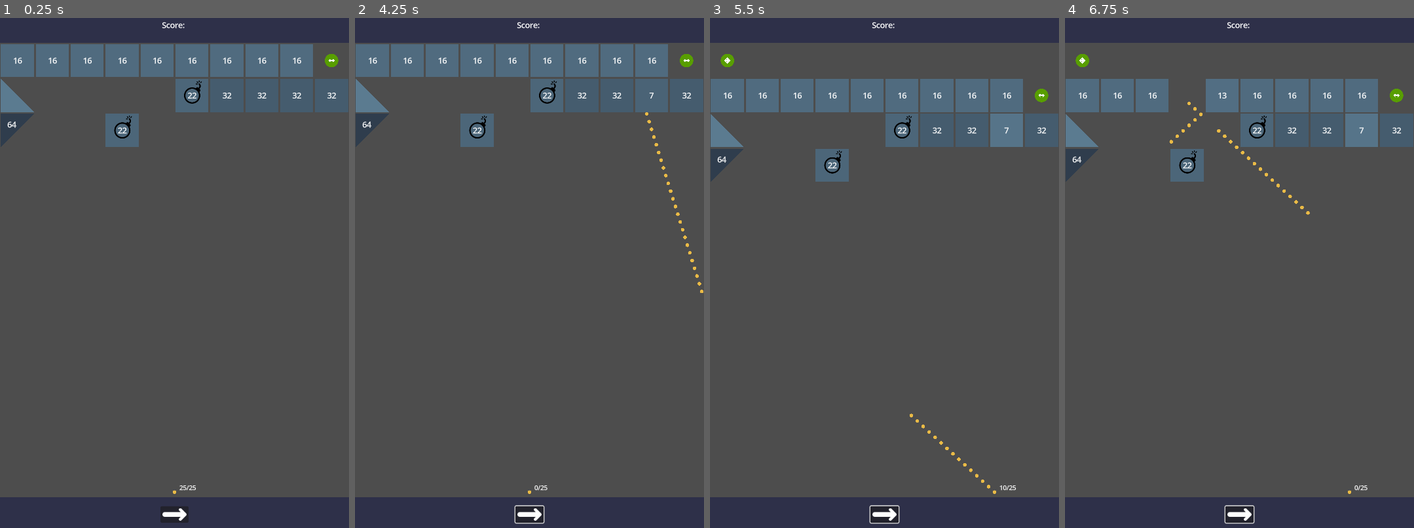
Above: before the commit, frames 1-4 (left to right).
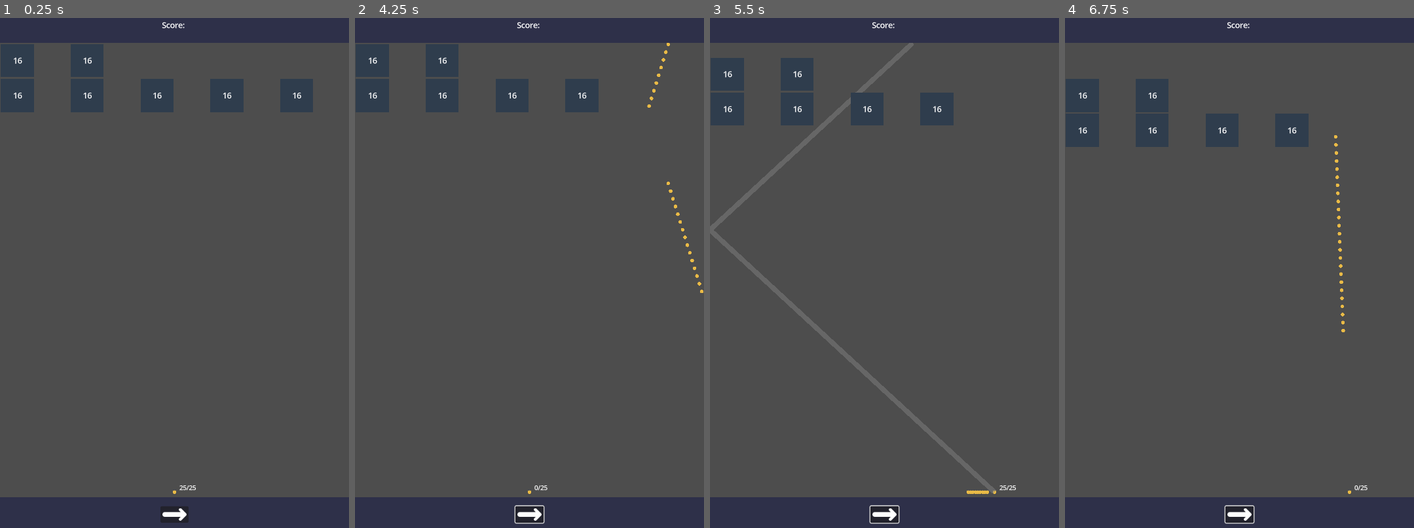
Above: after the commit, the same moments.

Repository: MichalHrbek/wallsnballs
Game: Godot game, scene res://scenes/main.tscn
Two runs of this game, one before a commit and one after it. Both use one fixed random seed, a clock stepped at 60 frames per second and the inputs below.
Inputs (mouse positions are in pixels of both pictures, inside the frame that each line leads up to):
- Up to frame 1 (0.25 s): no input
- Up to frame 2 (4.25 s): click (529, 512) at 0.5 s; click (529, 512) at 1.25 s; click (529, 512) at 2 s; tap Enter at 2.75 s; move the mouse to (606, 242) at 2.77 s; click (606, 242) at 2.92 s; move the mouse to (459, 298) at 3.52 s; click (459, 298) at 3.67 s
- Up to frame 3 (5.5 s): move the mouse to (919, 155) at 4.27 s; click (919, 155) at 4.42 s; move the mouse to (867, 375) at 5.02 s; click (867, 375) at 5.17 s
- Up to frame 4 (6.75 s): move the mouse to (1344, 349) at 5.77 s; click (1344, 349) at 5.92 s; move the mouse to (1134, 191) at 6.52 s; click (1134, 191) at 6.67 s

The runs differ from the first frame. In frame 1, 11% of the frame differs, in the area x 0-100%, y 5-26%; in frame 2, 11%; in frame 3, 13%, in the area x 0-100%, y 4-94%; in frame 4, 11%.

Commit message:
Level abstraction

Diff:
--- a/scenes/main.tscn
+++ b/scenes/main.tscn
@@ -1,69 +1,32 @@
-[gd_scene load_steps=19 format=3 uid="uid://cxstx0n0efcxm"]
+[gd_scene load_steps=12 format=3 uid="uid://cxstx0n0efcxm"]
 
-[ext_resource type="Script" path="res://scripts/level.gd" id="1_7f4c8"]
 [ext_resource type="Script" path="res://scenes/game_manager.gd" id="1_kp5uu"]
 [ext_resource type="Script" path="res://scripts/resources/level_res.gd" id="2_1frv6"]
 [ext_resource type="Script" path="res://scripts/resources/wall_res.gd" id="3_dg4ad"]
+[ext_resource type="Script" path="res://scripts/level_static.gd" id="3_kyu7v"]
 [ext_resource type="PackedScene" uid="uid://udh5o1p8l33m" path="res://scenes/balls/ball_spawner.tscn" id="4_125qf"]
-[ext_resource type="Resource" uid="uid://bjc2fx6lu4mqf" path="res://assets/color_scheme_default.tres" id="5_25dla"]
 [ext_resource type="PackedScene" uid="uid://c4a2uigga1pqs" path="res://scenes/walls/wall_barrier.tscn" id="5_t88ek"]
 [ext_resource type="Texture2D" uid="uid://c4c3skttdldgf" path="res://assets/arrow_right.svg" id="8_ff444"]
 
-[sub_resource type="Resource" id="Resource_d1m8a"]
-script = ExtResource("3_dg4ad")
-health = 64
-type = 1
-orientation = 2
-
-[sub_resource type="Resource" id="Resource_qges0"]
-script = ExtResource("3_dg4ad")
-health = 22
-type = 2
-orientation = 0
-
-[sub_resource type="Resource" id="Resource_mu3fk"]
-script = ExtResource("3_dg4ad")
-health = 0
-type = 1
-orientation = 8
-
-[sub_resource type="Resource" id="Resource_3yg83"]
-script = ExtResource("3_dg4ad")
-health = 32
-type = 0
-orientation = 0
-
-[sub_resource type="Resource" id="Resource_hcynt"]
+[sub_resource type="Resource" id="Resource_iyjtb"]
 script = ExtResource("3_dg4ad")
 health = 16
 type = 0
 orientation = 0
 
-[sub_resource type="Resource" id="Resource_fj7ba"]
+[sub_resource type="Resource" id="Resource_jxclk"]
 script = ExtResource("3_dg4ad")
-health = 0
-type = 3
-orientation = 9
+health = 64
+type = 1
+orientation = 4
 
-[sub_resource type="Resource" id="Resource_xrmbm"]
-script = ExtResource("3_dg4ad")
-health = 0
-type = 3
-orientation = 11
-
-[sub_resource type="Resource" id="Resource_a58aw"]
-script = ExtResource("3_dg4ad")
-health = 0
-type = 4
-orientation = 0
-
-[sub_resource type="Resource" id="Resource_d0c8n"]
+[sub_resource type="Resource" id="Resource_aaiv6"]
 script = ExtResource("2_1frv6")
 name = ""
 width = 10
-height = 6
-start = 3
-walls = Array[ExtResource("3_dg4ad")]([SubResource("Resource_d1m8a"), null, null, SubResource("Resource_qges0"), null, null, null, null, null, null, SubResource("Resource_mu3fk"), null, null, null, null, SubResource("Resource_qges0"), SubResource("Resource_3yg83"), SubResource("Resource_3yg83"), SubResource("Resource_3yg83"), SubResource("Resource_3yg83"), SubResource("Resource_hcynt"), SubResource("Resource_hcynt"), SubResource("Resource_hcynt"), SubResource("Resource_hcynt"), SubResource("Resource_hcynt"), SubResource("Resource_hcynt"), SubResource("Resource_hcynt"), SubResource("Resource_hcynt"), SubResource("Resource_hcynt"), SubResource("Resource_fj7ba"), SubResource("Resource_xrmbm"), null, null, null, null, null, null, null, null, null, null, null, null, null, null, null, null, null, null, null, null, null, null, SubResource("Resource_a58aw"), SubResource("Resource_a58aw"), SubResource("Resource_a58aw"), SubResource("Resource_a58aw"), null, null, null])
+height = 5
+start = 2
+walls = Array[ExtResource("3_dg4ad")]([SubResource("Resource_iyjtb"), null, SubResource("Resource_iyjtb"), null, SubResource("Resource_iyjtb"), null, SubResource("Resource_iyjtb"), null, SubResource("Resource_iyjtb"), null, SubResource("Resource_iyjtb"), null, SubResource("Resource_iyjtb"), null, null, null, null, null, null, null, null, null, null, null, null, null, null, null, null, null, null, null, null, null, null, null, null, null, null, null, null, null, null, null, null, null, null, null, null, SubResource("Resource_jxclk")])
 
 [sub_resource type="RectangleShape2D" id="RectangleShape2D_mo8sl"]
 size = Vector2(720, 72)
@@ -133,11 +96,9 @@
 n_balls = 25
 
 [node name="Level" type="Node2D" parent="GameLayer/VBoxContainer/HBoxContainer/GameArea/Game" node_paths=PackedStringArray("ball_spawner")]
-script = ExtResource("1_7f4c8")
-lvl = SubResource("Resource_d0c8n")
+script = ExtResource("3_kyu7v")
+level_res = SubResource("Resource_aaiv6")
 ball_spawner = NodePath("../BallSpawner")
-screen_size = Vector2(720, 936)
-color_scheme = ExtResource("5_25dla")
 metadata/_edit_group_ = true
 
 [node name="Walls" type="Node2D" parent="GameLayer/VBoxContainer/HBoxContainer/GameArea/Game/Level"]
--- a/scripts/level.gd
+++ b/scripts/level.gd
@@ -3,20 +3,20 @@
 signal round_ended
 signal game_ended(status: GameStatus)
 
-@export var lvl: LevelRes
 @export var ball_spawner: BallSpawner
-@export var screen_size: Vector2
-@export var color_scheme: ColorScheme
+@export var screen_size: Vector2 = Vector2(720,936)
+@export var color_scheme: ColorScheme = preload("res://assets/color_scheme_default.tres")
 var status: GameStatus = GameStatus.IN_PROGRESS:
 	set(value):
 		status = value
 		if value != GameStatus.IN_PROGRESS:
 			game_ended.emit(value)
 var walls: Array[Wall] = []
+
 var _tween: Tween
+var _row = 0
 
 @onready var _lose_trigger: Area2D = $LoseTrigger
-@onready var _row = lvl.start
 
 enum GameStatus {IN_PROGRESS = 0, LOST = 1, WON = 2}
 
@@ -44,24 +44,8 @@
 		if i:
 			i.on_round_over()
 
-func _spawn_row(row_index:int):
-	var y = -row_index-1
-	if row_index >= lvl.height or row_index < 0:
-		return
-	for x in lvl.width:
-		var index = row_index*lvl.width+x
-		var wall_res = lvl.walls[index]
-		walls.append(null)
-		if wall_res:
-			var node: Wall = _wall_scenes[wall_res.type].instantiate()
-			if node:
-				node.health = wall_res.health
-				node.level = self
-				walls_node.add_child(node)
-				node.position += Vector2(Wall.SIZE*(x+0.5),Wall.SIZE*(y+0.5))
-				node.orientation = wall_res.orientation
-				walls[index] = node
-				node.destroyed.connect(_on_wall_destroyed.bind(node,index))
+func _spawn_row(_row_index:int):
+	pass
 
 func _check_loss():
 	for i in _lose_trigger.get_overlapping_bodies():
--- /dev/null
+++ b/scripts/level_static.gd
@@ -0,0 +1,26 @@
+class_name LevelStatic extends Level
+
+@export var level_res: LevelRes
+
+func _ready():
+	_row = level_res.start
+	super()
+
+func _spawn_row(row_index:int):
+	var y = -row_index-1
+	if row_index >= level_res.height or row_index < 0:
+		return
+	for x in level_res.width:
+		var index = row_index*level_res.width+x
+		var wall_res = level_res.walls[index]
+		walls.append(null)
+		if wall_res:
+			var node: Wall = _wall_scenes[wall_res.type].instantiate()
+			if node:
+				node.health = wall_res.health
+				node.level = self
+				walls_node.add_child(node)
+				node.position += Vector2(Wall.SIZE*(x+0.5),Wall.SIZE*(y+0.5))
+				node.orientation = wall_res.orientation
+				walls[index] = node
+				node.destroyed.connect(_on_wall_destroyed.bind(node,index))
